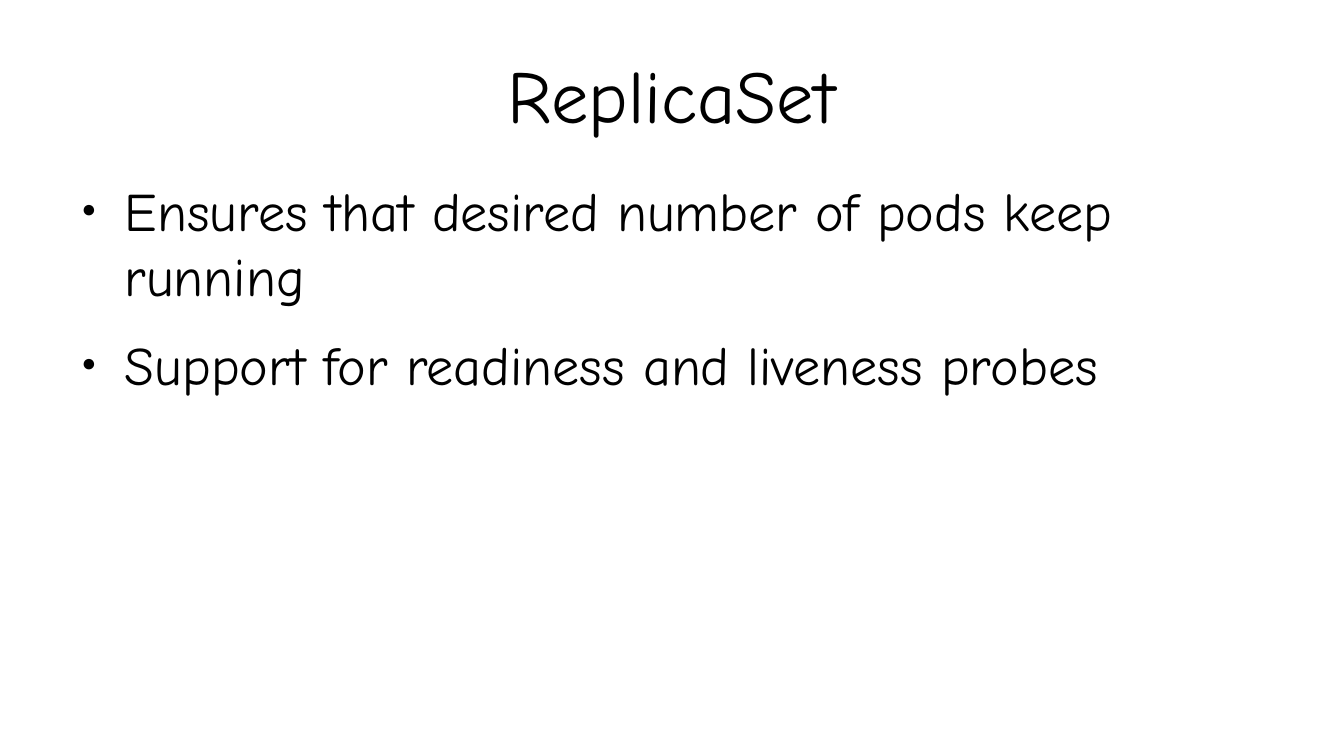
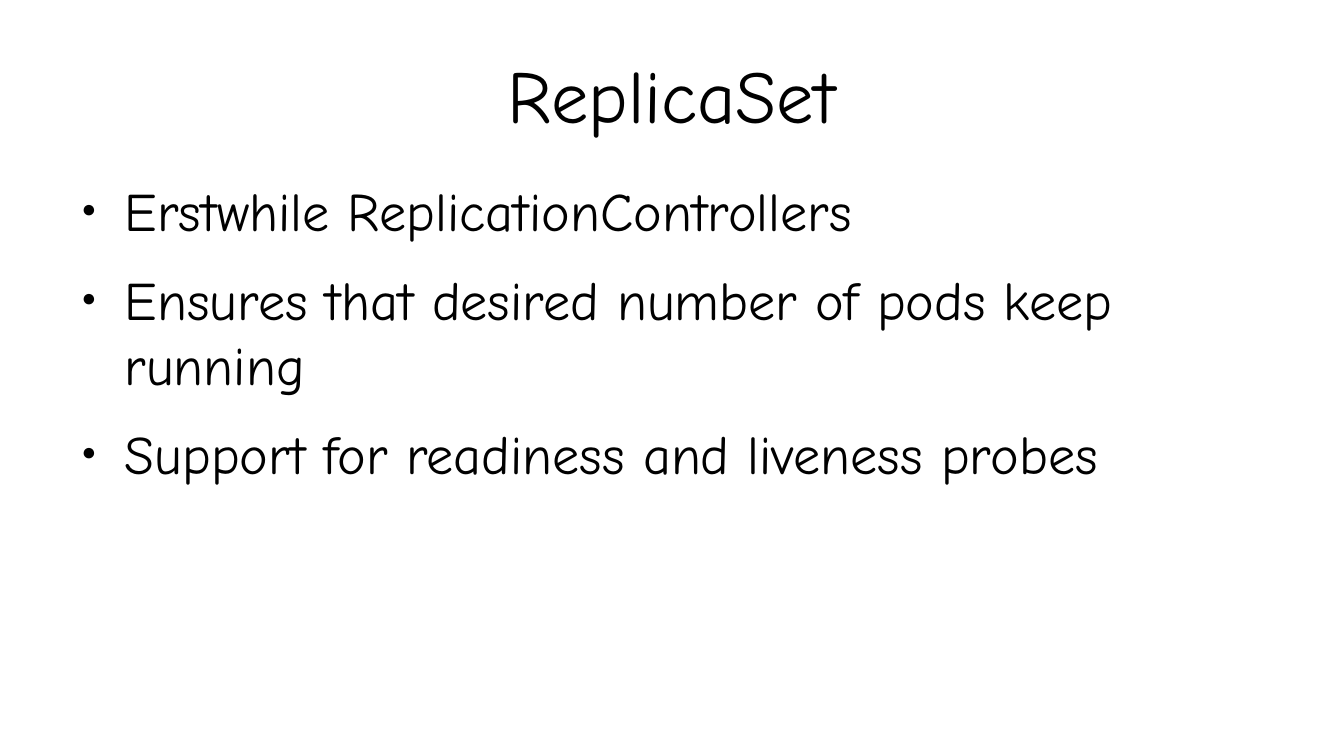
Before and after one commit to kislaykishore/microservices, a slide deck: slide 5 of Kubernetes.odp. Drawn at 1344x756 pixels with LibreOffice and Linux fonts; fonts in the diff are those of the drawing. Boxes give left, top, right and bottom in pixels: in the first picture for what was removed or moved away, otherwise in the second. Text is boxed around its words. In the diff, an @@ line names an element or a change of style, - is before the commit and + after.

```diff
--- a/Kubernetes.odp
+++ b/Kubernetes.odp
@@ text at (125, 194, 852, 242): paragraph added @@
+● Erstwhile ReplicationControllers
```
Also in this commit, not shown: 3 other slides changed, 1 slide removed, 6 other files.
